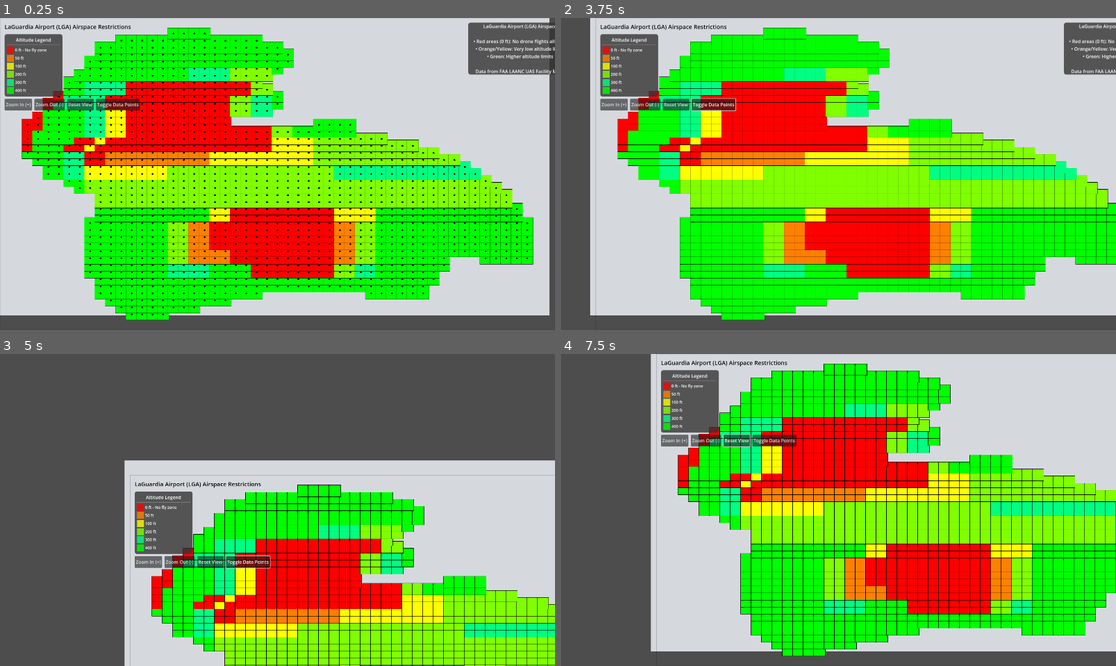
Above: before the commit, frames 1-4 (two rows, left to right).
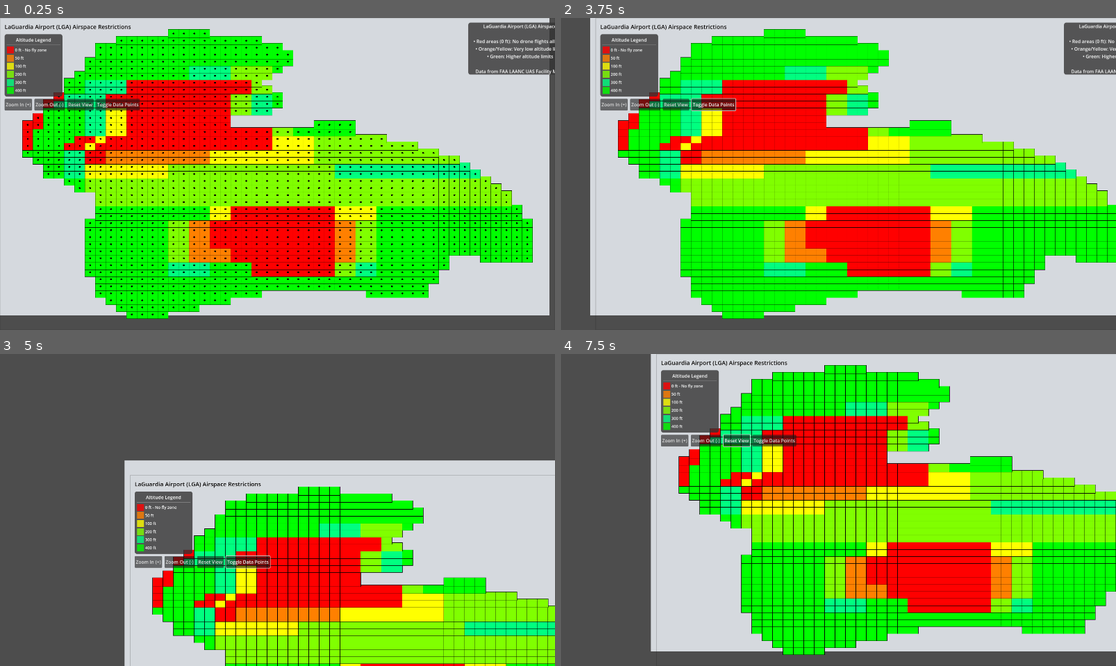
Above: after the commit, the same moments.

Repository: diegoalns/Godot_UAV_Simulator
Game: Godot game, scene res://lga_airspace_visualization.tscn
Same seed, same stepped clock (60 frames per second), same inputs: the game is played once before the commit and once after it.
Inputs (mouse positions are in pixels of both pictures, inside the frame that each line leads up to):
- Up to frame 1 (0.25 s): no input
- Up to frame 2 (3.75 s): click "Zoom In (+)" at 0.5 s; click "Zoom Out (-)" at 1.25 s; click "Toggle Data Points" at 2 s; click "Reset View" at 2.75 s; move the mouse to (960, 158) at 3.52 s; hold Right from 3.53 s (still down); click (960, 158) at 3.67 s
- Up to frame 3 (5 s): move the mouse to (166, 525) at 4.27 s; release Right at 4.28 s; hold Down from 4.28 s (still down)
- Up to frame 4 (7.5 s): move the mouse to (894, 441) at 5.02 s; release Down at 5.03 s; hold Right 5.03-5.78 s; move the mouse to (810, 572) at 5.77 s; hold Up 5.78-6.53 s; click (810, 572) at 5.92 s; move the mouse to (1005, 556) at 6.52 s; hold Left from 6.53 s (still down); move the mouse to (672, 463) at 7.27 s

The runs differ from the first frame. In frame 1, 14% of the frame differs, in the area x 3-97%, y 3-97%; in frame 2, 13%; in frame 3, 8.0%; in frame 4, 13%.

Commit message:
The Map is ok, I will Stop now and check random coordinates

Diff:
--- a/Godot_Project/lga_airspace_visualization.gd
+++ b/Godot_Project/lga_airspace_visualization.gd
@@ -63,7 +63,8 @@
 
 			# Draw the filled cell
 			var cell_size = parent.get_cell_size()
-			var cell_rect = Rect2(pos - cell_size/2, cell_size)
+			# Ensure perfect alignment between cell and data point
+			var cell_rect = Rect2(Vector2(pos.x - cell_size.x/2, pos.y - cell_size.y/2), cell_size)
 			var color = parent.get_ceiling_color(cell.ceiling)
 			draw_rect(cell_rect, color, true)
 
@@ -218,6 +219,7 @@
 				})
 
 		print("Loaded ", grid_data.size(), " grid cells")
+		calculate_grid_spacing()  # Calculate grid spacing after loading data
 	else:
 		print("Failed to open file")
 
@@ -231,6 +233,7 @@
 	var viewport_size = get_viewport_rect().size
 
 	# Calculate base position (unzoomed, unshifted)
+	# Use exact proportional scaling to ensure points align with grid cells
 	var base_x = norm_lon * viewport_size.x * 0.9 + viewport_size.x * 0.05
 	var base_y = norm_lat * viewport_size.y * 0.9 + viewport_size.y * 0.05
 
@@ -240,13 +243,24 @@
 # Get the current cell size based on zoom level
 func get_cell_size():
 	var viewport_size = get_viewport_rect().size
-	var min_dim = min(viewport_size.x, viewport_size.y)
-
-	# Base cell size proportional to viewport and data range
-	var base_size = min_dim * 0.9 / max(LON_MINUTES, LAT_MINUTES)
-
-	# Apply zoom
-	return Vector2(base_size, base_size)
+
+	# If we have calculated grid spacing, use it
+	if grid_dimensions.has("lat_spacing") and grid_dimensions.has("lon_spacing"):
+		# Convert lat/lon differences to screen pixels
+		var norm_lat_diff = grid_dimensions.lat_spacing / LAT_RANGE
+		var norm_lon_diff = grid_dimensions.lon_spacing / LON_RANGE
+
+		var lat_size = norm_lat_diff * viewport_size.y * 0.9
+		var lon_size = norm_lon_diff * viewport_size.x * 0.9
+
+		# Use full width (or slightly wider) to eliminate gaps between columns
+		# Keep the improved height
+		return Vector2(lon_size * 1.02, lat_size * 1.25)
+	else:
+		# Fallback with similar adjustments
+		var base_width = viewport_size.x * 0.9 / LON_MINUTES * 1.02
+		var base_height = (viewport_size.y * 0.9 / LAT_MINUTES) * 0.625
+		return Vector2(base_width, base_height)
 
 # Reset the old methods to avoid conflicts
 func calculate_transform():
@@ -264,7 +278,7 @@
 func get_cell_rect(lat, lon):
 	var pos = get_exact_screen_pos(lat, lon)
 	var size = get_cell_size()
-	return Rect2(pos - size/2, size)
+	return Rect2(Vector2(pos.x - size.x/2, pos.y - size.y/2), size)
 
 func latlon_to_position(lat, lon):
 	return get_exact_screen_pos(lat, lon)
@@ -289,3 +303,29 @@
 func _on_toggle_points_pressed():
 	show_data_points = !show_data_points
 	grid_drawer.queue_redraw()
+
+# Add this function after _ready()
+func calculate_grid_spacing():
+	# Initialize with large values
+	var min_lat_diff = 999.0
+	var min_lon_diff = 999.0
+
+	# Sample data points to find typical spacing
+	for i in range(grid_data.size()):
+		for j in range(i+1, grid_data.size()):
+			var lat_diff = abs(grid_data[i].lat - grid_data[j].lat)
+			var lon_diff = abs(grid_data[i].lon - grid_data[j].lon)
+
+			# Only consider if they're close enough to be neighbors (adjust threshold as needed)
+			if lat_diff > 0 and lat_diff < 0.1:  # Assuming neighbors are within 0.1 degrees
+				min_lat_diff = min(min_lat_diff, lat_diff)
+
+			if lon_diff > 0 and lon_diff < 0.1:
+				min_lon_diff = min(min_lon_diff, lon_diff)
+
+	print("Minimum latitude difference: ", min_lat_diff)
+	print("Minimum longitude difference: ", min_lon_diff)
+
+	# Store for later use
+	grid_dimensions["lat_spacing"] = min_lat_diff
+	grid_dimensions["lon_spacing"] = min_lon_diff
